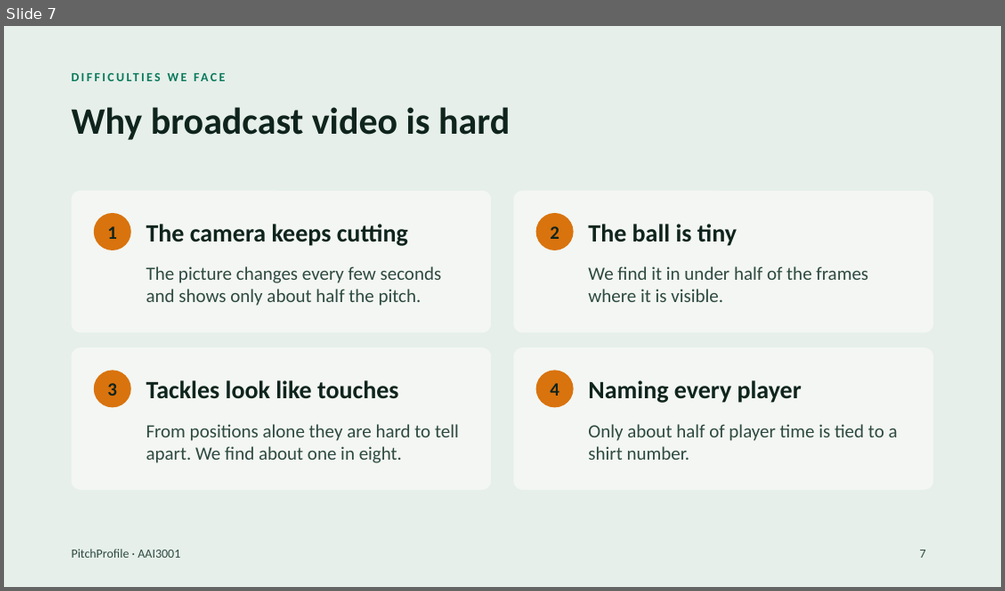
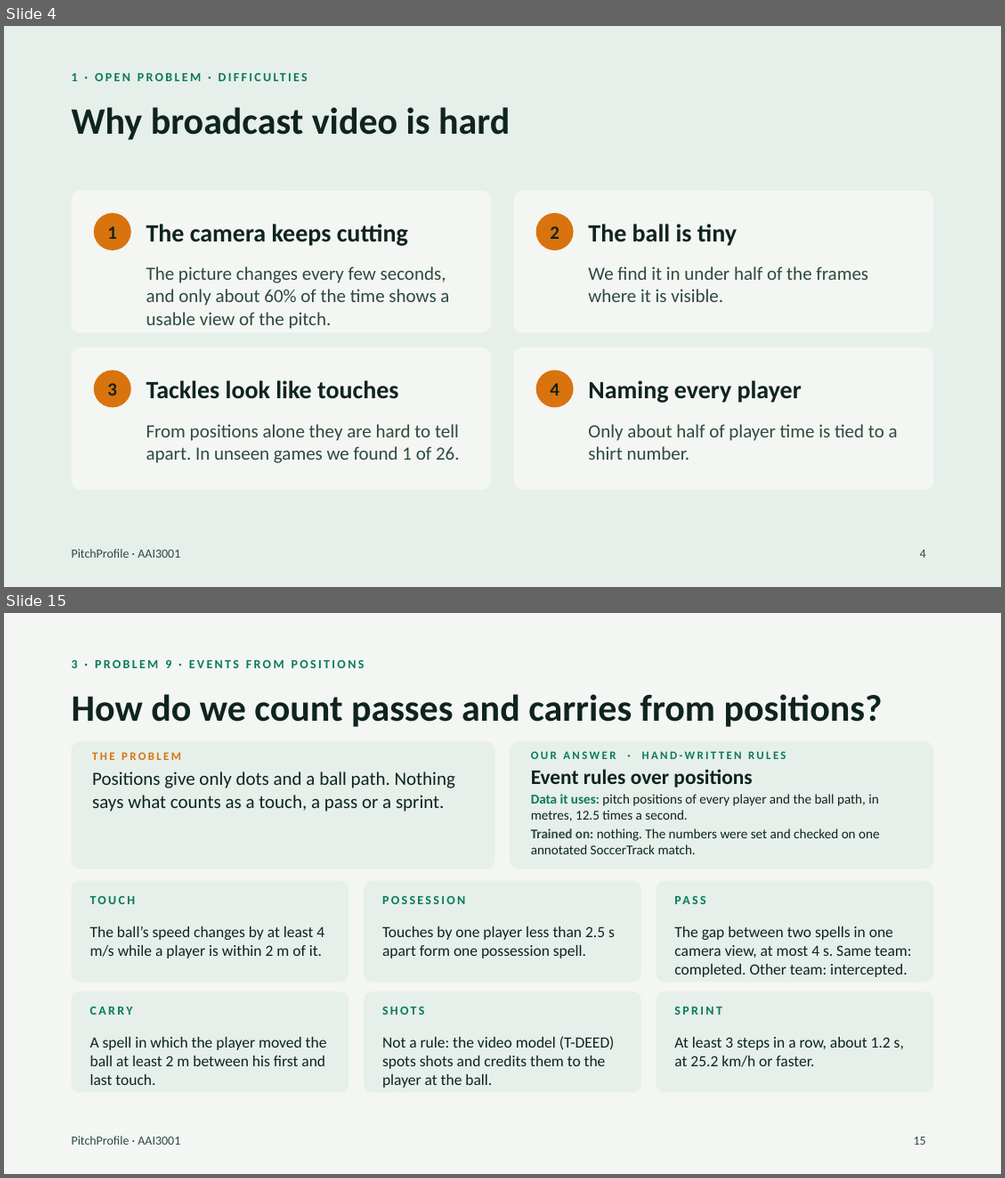
Before and after one commit to havochadi/AIFootballProfiler, a slide deck: Documentation/PitchProfile_Presentation.pptx. Shown one above the other, each under a label of ours: slide 7 before the commit, slides 4 and 15 after it; the slides between them are not shown. The pictures are 1005x591 and 1005x1178 pixels, drawn with LibreOffice and Linux fonts; fonts in the diff are those of the drawing. Boxes give left, top, right and bottom in pixels: in the first picture for what was removed or moved away, otherwise in the second. Text is boxed around its words. In the diff, an @@ line names an element or a change of style, - is before the commit and + after.

```diff
--- a/Documentation/PitchProfile_Presentation.pptx
+++ b/Documentation/PitchProfile_Presentation.pptx
@@ slide 15 added at (4,613,1001,1174), background #F3F6F2; not listed: 1 template element that a slide beside it also shows @@
@@ text added at (72,660,364,668), 12 pt, text #0A7A5C, bold @@
+3 · PROBLEM 9 · EVENTS FROM POSITIONS
@@ title added at (72,694,882,727), 36 pt, text #0F241D, bold @@
+How do we count passes and carries from positions?
@@ rounded rectangle added at (72,742,495,868), fill #E6EFEA @@
@@ rounded rectangle added at (510,742,933,868), fill #E6EFEA @@
@@ text added at (92,752,455,811), 18 pt, text #0F241D @@
+THE PROBLEM
+Positions give only dots and a ball path. Nothing says what counts as a touch, a pass or a sprint.
@@ text added at (531,751,879,854), 13 pt, text #0F241D @@
+OUR ANSWER · HAND-WRITTEN RULES
+Event rules over positions
+Data it uses: pitch positions of every player and the ball path, in metres, 12.5 times a second.
+Trained on: nothing. The numbers were set and checked on one annotated SoccerTrack match.
@@ rounded rectangle added at (72,881,348,981), fill #E6EFEA @@
@@ text added at (90,896,136,904), 12 pt, text #0A7A5C, bold @@
+TOUCH
@@ rounded rectangle added at (364,881,641,981), fill #E6EFEA @@
@@ text added at (382,896,465,904), 12 pt, text #0A7A5C, bold @@
+POSSESSION
@@ rounded rectangle added at (656,881,933,981), fill #E6EFEA @@
@@ text added at (675,892,914,915), 12 pt, text #0A7A5C, bold @@
+PASS
@@ text added at (90,926,324,958), 15 pt, text #0F241D @@
+The ball’s speed changes by at least 4 m/s while a player is within 2 m of it.
@@ text added at (382,926,615,958), 15 pt, text #0F241D @@
+Touches by one player less than 2.5 s apart form one possession spell.
@@ text added at (674,926,911,977), 15 pt, text #0F241D @@
+The gap between two spells in one camera view, at most 4 s. Same team: completed. Other team: intercepted.
@@ rounded rectangle added at (72,991,348,1093), fill #E6EFEA @@
@@ text added at (90,1006,133,1014), 12 pt, text #0A7A5C, bold @@
+CARRY
@@ rounded rectangle added at (364,991,641,1093), fill #E6EFEA @@
@@ text added at (382,1006,424,1014), 12 pt, text #0A7A5C, bold @@
+SHOTS
@@ rounded rectangle added at (656,991,933,1093), fill #E6EFEA @@
@@ text added at (674,1006,721,1014), 12 pt, text #0A7A5C, bold @@
+SPRINT
@@ text added at (90,1037,327,1085), 15 pt, text #0F241D @@
+A spell in which the player moved the ball at least 2 m between his first and last touch.
@@ text added at (382,1036,615,1087), 15 pt, text #0F241D @@
+Not a rule: the video model (T-DEED) spots shots and credits them to the player at the ball.
@@ text added at (674,1037,904,1067), 15 pt, text #0F241D @@
+At least 3 steps in a row, about 1.2 s, at 25.2 km/h or faster.
@@ page number added at (914,1136,926,1144), 12 pt, text #2E4A41 @@
+15
@@ what was slide 7 is now slide 4 @@
@@ slide 4 changed as well @@
@@ text at (72,73,78,81): text changed @@
-DIFFICULTIES WE FACE
+1 · OPEN PROBLEM · DIFFICULTIES
@@ text at (146,266,449,329): text changed @@
-The picture changes every few seconds and shows only about half the pitch.
+The picture changes every few seconds, and only about 60% of the time shows a usable view of the pitch.
@@ text at (146,424,460,463): text changed @@
-From positions alone they are hard to tell apart. We find about one in eight.
+From positions alone they are hard to tell apart. In unseen games we found 1 of 26.
@@ page number at (920,549,926,557): text changed @@
-7
+4
```
Also in this commit, not shown: 4 other slides changed, 27 other slides added, 2 slides removed, 1 other file.
